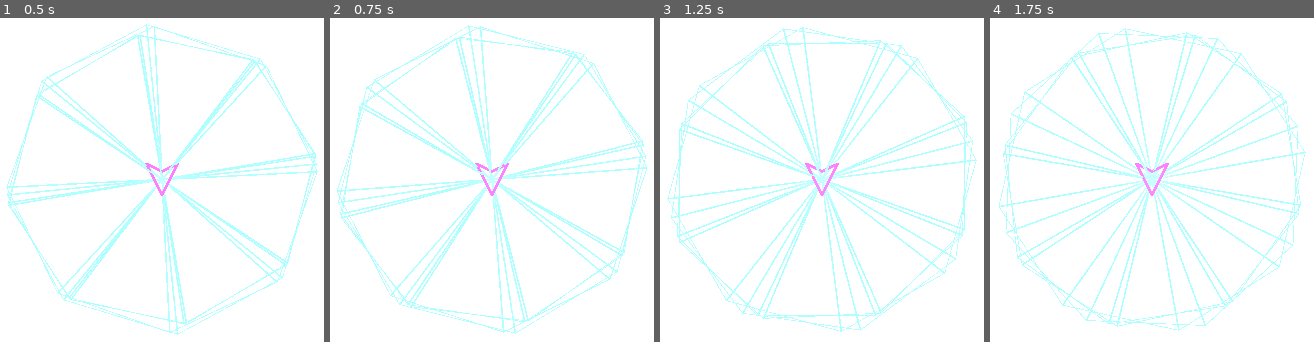
Above: before the commit, frames 1-4 (left to right).
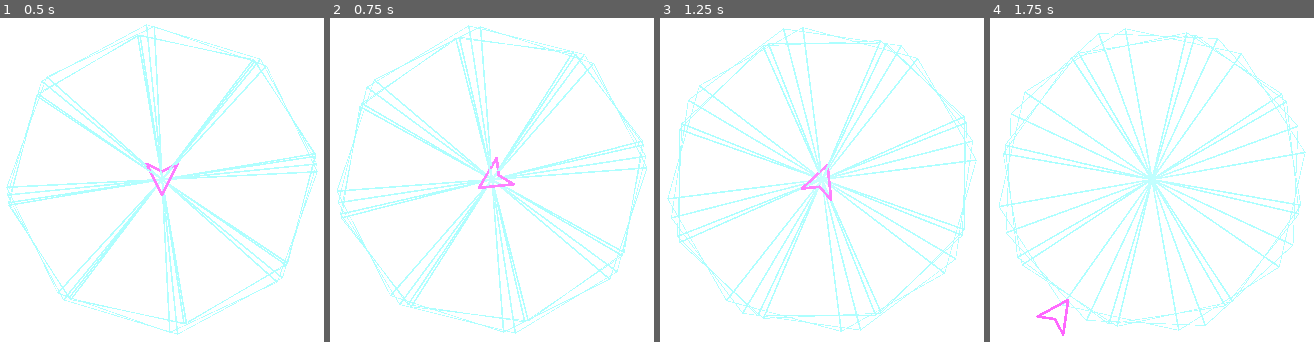
Above: after the commit, the same moments.

Repository: kmooney/vectorblaster
Game: Godot game, scene res://arena.tscn
The game is run twice, just before and just after one commit, with the same random seed, the same clock (stepped at 60 frames per second) and the same inputs.
Inputs:
- Up to frame 1 (0.5 s): no input
- Up to frame 2 (0.75 s): hold D (turn_right) from 0.53 s (still down)
- Up to frame 3 (1.25 s): keep holding D (turn_right)
- Up to frame 4 (1.75 s): release D (turn_right) at 1.28 s; hold S (brake, bound only after the commit) from 1.28 s (still down)

Frame 1 is identical in both runs. In frame 2, 0.4% of the frame differs, in the area x 44-58%, y 42-55%; in frame 3, 0.4%; in frame 4, 0.5%, in the area x 14-56%, y 44-99%.
Error before the commit: Parse Error: Identifier "Vector" not declared in the current scope. (res://player.gd:6)

Commit message:
fix script errors; flight controls

Diff:
--- a/floor.gd
+++ b/floor.gd
@@ -58,8 +58,6 @@
 	mesh_instance.material_override = shader_material
 
 
-
-
 func _process(delta: float) -> void:
 	rotation.y += delta * rotation_factor
 	t += delta
--- a/player.gd
+++ b/player.gd
@@ -1,27 +1,32 @@
 extends MeshInstance3D
 
-var rotation_speed = 5.0
-var move_speed = 20.0
-
-var velocity: Vector3 = Vector.ZERO
+var throttle: float = 10.0
+var thrust_power: float = 100.0
+var brake_power: float = 200.0
+var velocity: Vector3 = Vector3.ZERO
+var acc: float = 0.0
+var rotation_speed: float = 5.0
 
 # Called when the node enters the scene tree for the first time.
 func _ready() -> void:
 	pass # Replace with function body.
 
 # Called every frame. 'delta' is the elapsed time since the previous frame.
-func _process(delta: float) -> void:
+func _physics_process(delta: float) -> void:
 
-	if Input.is_action_pressed("turn_left"):
-		rotation.y += delta * rotation_speed
+	var turn_input = Input.get_axis("turn_left", "turn_right")
+	rotate_y(-turn_input * rotation_speed * delta)
 
-	if Input.is_action_pressed("turn_right"):
-		rotation.y -= delta * rotation_speed
+	var thrust_input = 0
+	if Input.is_action_pressed("thrust"):
+		thrust_input = thrust_power
 
-	if Input.is_action_pressed("thrust"):
-		acc = 1.0
-	else:
-		acc = 0.0
+	if Input.is_action_pressed("brake"):
+		thrust_input = -brake_power
 
-	velocity += acc * delta
-	position = transform.basis.z * velocity
+	if thrust_input != 0:
+		velocity += transform.basis.z * thrust_input  * delta
+
+	position += velocity * delta
+
+	velocity = velocity.lerp(Vector3.ZERO, 0.001)
--- a/project.godot
+++ b/project.godot
@@ -32,3 +32,8 @@
 "events": [Object(InputEventKey,"resource_local_to_scene":false,"resource_name":"","device":-1,"window_id":0,"alt_press …(192 unchanged characters)…
 ]
 }
+brake={
+"deadzone": 0.5,
+"events": [Object(InputEventKey,"resource_local_to_scene":false,"resource_name":"","device":-1,"window_id":0,"alt_pressed":false,"shift_pressed":false,"ctrl_pressed":false,"meta_pressed":false,"pressed":false,"keycode":0,"physical_keycode":83,"key_label":0,"unicode":115,"location":0,"echo":false,"script":null)
+]
+}
